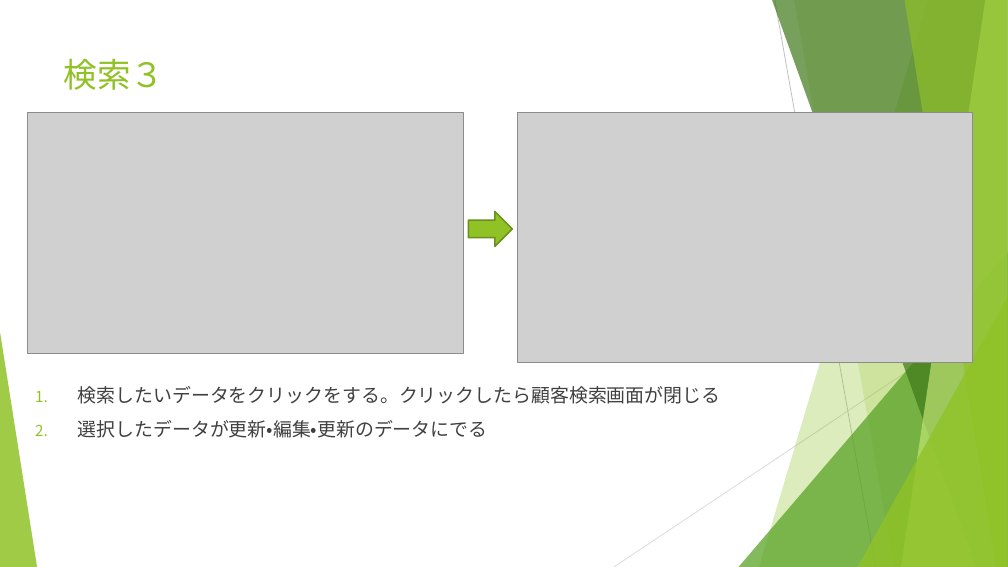
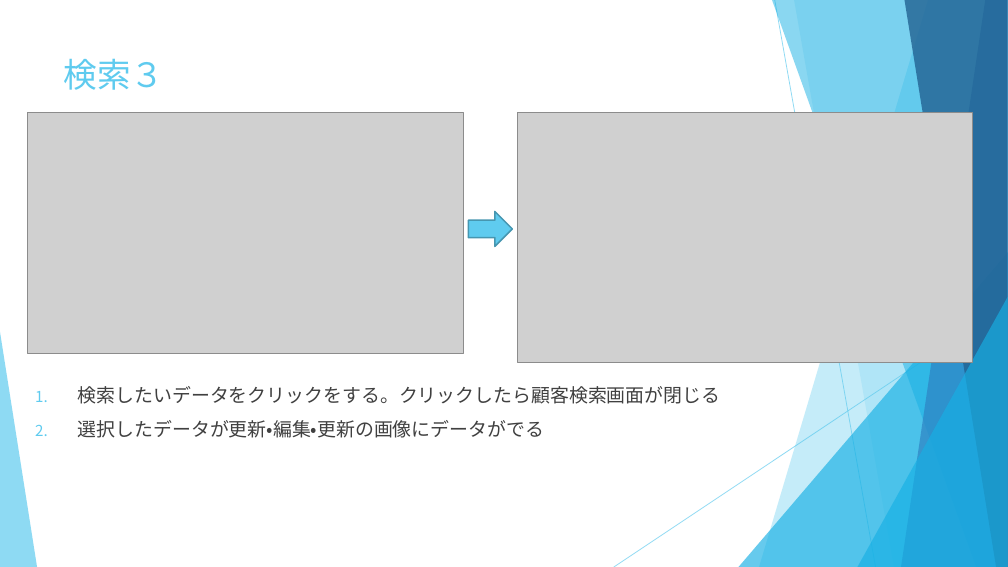
Before and after one commit to kouki1311/VBAcustomer, a slide deck: slide 7 of 顧客管理マニュアル.pptx. Drawn at 1008x567 pixels with LibreOffice and Linux fonts; fonts in the diff are those of the drawing; grey boxes stand for pictures. Boxes give left, top, right and bottom in pixels: in the first picture for what was removed or moved away, otherwise in the second. Text is boxed around its words. In the diff, an @@ line names an element or a change of style, - is before the commit and + after.

```diff
--- a/顧客管理マニュアル.pptx
+++ b/顧客管理マニュアル.pptx
@@ freeform shape at <box>759,0,1008,567</box>: fill #90C226 at 30% opacity to #5FCBEF at 36% opacity @@
@@ freeform shape at <box>772,0,1008,567</box>: fill #3F7819 at 70% opacity to #17B0E4 at 50% opacity @@
@@ line (775, 0) - (876, 567): stroke #BFBFBF 0.75 pt to #5FCBEF 0.75 pt @@
@@ freeform shape at <box>794,0,1008,567</box>: fill #90C226 at 20% opacity to #5FCBEF at 20% opacity @@
@@ freeform shape at <box>901,0,1008,567</box>: fill #C0E474 at 70% opacity to #2E83C3 at 70% opacity @@
@@ freeform shape at <box>904,0,1008,567</box>: fill #90C226 at 65% opacity to #226292 at 80% opacity @@
@@ title "検索３" at <box>64,58,165,90</box>: text colour #90C226 to #5FCBEF @@
@@ right arrow at <box>469,212,513,247</box>: fill #90C226 to #5FCBEF; outline #6B901C 1.5 pt to #4696B1 1.5 pt @@
@@ triangle at <box>739,252,1008,567</box>: fill #54A021 at 72% opacity to #17B0E4 at 66% opacity @@
@@ triangle at <box>858,297,1008,567</box>: fill #90C226 at 80% opacity to #17B0E4 at 66% opacity @@
@@ line (1008, 305) - (614, 567): stroke #D9D9D9 0.75 pt to #5FCBEF 0.75 pt @@
@@ triangle at <box>0,332,37,567</box>: fill #90C226 at 85% opacity to #5FCBEF at 70% opacity @@
@@ text at <box>78,420,544,438</box>: text changed @@
-2. 選択したデータが更新・編集・更新のデータにでる
+2. 選択したデータが更新・編集・更新の画像にデータがでる
```
Also in this commit, not shown: 10 other slides changed.
